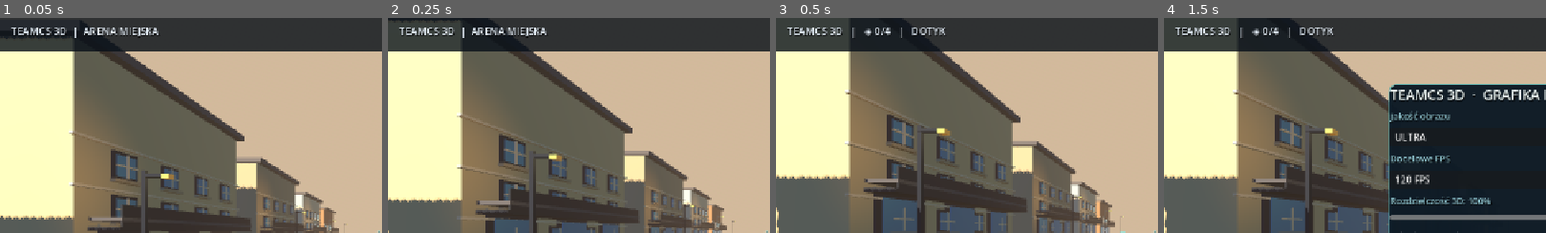
Above: before the commit, frames 1-4 (left to right).
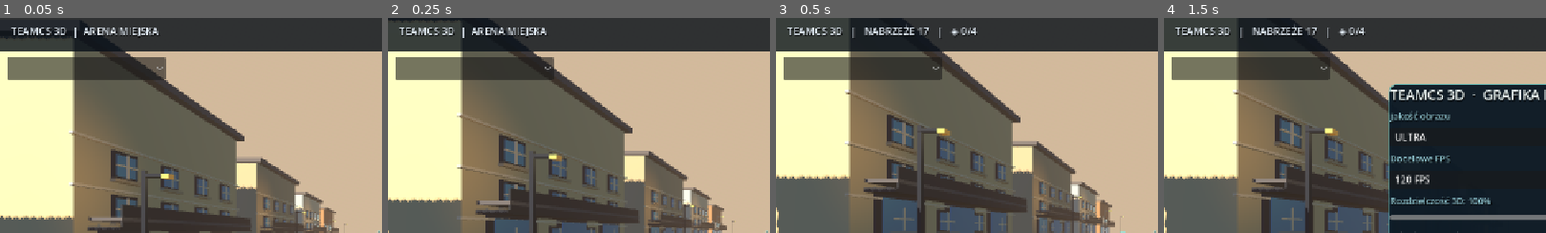
Above: after the commit, the same moments.

Repository: bartus9711-spec/neon-strike-android
Game: Godot game, scene res://scenes/main.tscn
The game is run twice, just before and just after one commit, with the same random seed, the same clock (stepped at 60 frames per second) and the same inputs.
Inputs (mouse positions are % of the whole screen's width and height, from its top left):
- Up to frame 1 (0.05 s): no input
- Up to frame 2 (0.25 s): no input
- Up to frame 3 (0.5 s): no input
- Up to frame 4 (1.5 s): click (12, 12) at 0.52 s; click "⚙ GRAFIKA" at 1.25 s
The pictures show only the part of the screen within x 0-50%, y 0-50%; the shares and areas given below are measured in that part.

The runs differ from the first frame. In frame 1, 3.8% of the frame differs, in the area x 2-44%, y 18-29%; in frame 2, 4.0%; in frame 3, 5.0%, in the area x 2-53%, y 2-29%; in frame 4, 5.0%.

Commit message:
feat(godot): native in-game eight-map picker with live labels and touch-friendly selection

Diff:
--- a/godot/scripts/hud.gd
+++ b/godot/scripts/hud.gd
@@ -3,6 +3,7 @@
 signal jump_requested
 signal action_requested
 signal graphics_changed(profile: int, fps: int, scale: float, shadows: bool, aa: int)
+signal map_requested(index: int)
 
 var touch_move := Vector2.ZERO
 var look_sensitivity := 1.0
@@ -22,6 +23,8 @@
 
 var ui: Control
 var status_label: Label
+var map_select: OptionButton
+var map_title := "NABRZEŻE 17"
 var fps_label: Label
 var hint_label: Label
 var touch_base: Panel
@@ -58,6 +61,13 @@
     status_label.position = Vector2(22, 9)
     status_label.size = Vector2(680, 46)
     ui.add_child(status_label)
+    map_select = OptionButton.new()
+    map_select.name = "EightMapPicker"
+    map_select.position = Vector2(15, 66)
+    map_select.custom_minimum_size = Vector2(266, 38)
+    map_select.add_theme_font_size_override("font_size", 16)
+    map_select.item_selected.connect(func(index: int): map_requested.emit(index))
+    ui.add_child(map_select)
     fps_label = _label("FPS ...", 18, Color(.67,1,.91))
     fps_label.set_anchors_preset(Control.PRESET_TOP_RIGHT)
     fps_label.position = Vector2(-225, 10)
@@ -367,13 +377,26 @@
     hint_label.visible = true
     _message_left = seconds
 
+func configure_maps(options: Array) -> void:
+    map_select.clear()
+    for entry in options:
+        map_select.add_item(str(entry.get("name", "ARENA")))
+    if map_select.item_count > 0:
+        map_select.select(0)
+
+func set_map(index: int, name: String) -> void:
+    map_title = name
+    if map_select.item_count > index and index >= 0:
+        map_select.select(index)
+    set_message("ARENA %d / 8  ·  %s" % [index+1, name], 2.4)
+
 func _process(delta: float) -> void:
     _fps_timer += delta
     if _fps_timer >= .4:
         current_fps = roundi(Engine.get_frames_per_second())
         fps_label.text = "%d FPS" % current_fps
         fps_label.add_theme_color_override("font_color", Color(.67,1,.91) if current_fps >= _fps * .80 else Color(1,.77,.49))
-        status_label.text = "TEAMCS 3D   |   ◈ %d/%d   |   %s" % [_beacons_collected, _beacons_total, "PAD" if not Input.get_connected_joypads().is_empty() else "DOTYK"]
+        status_label.text = "TEAMCS 3D   |   %s   |   ◈ %d/%d" % [map_title, _beacons_collected, _beacons_total]
         _fps_timer = 0
     if _message_left > 0:
         _message_left -= delta
